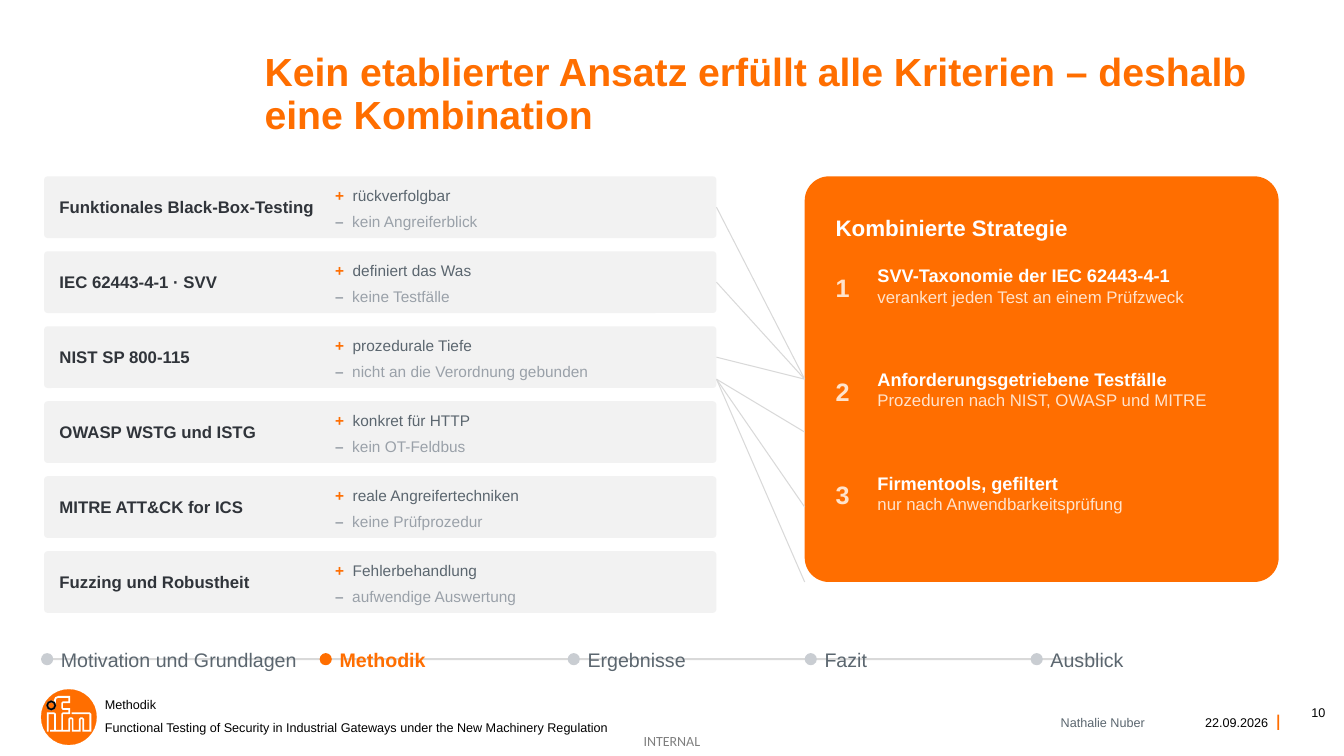
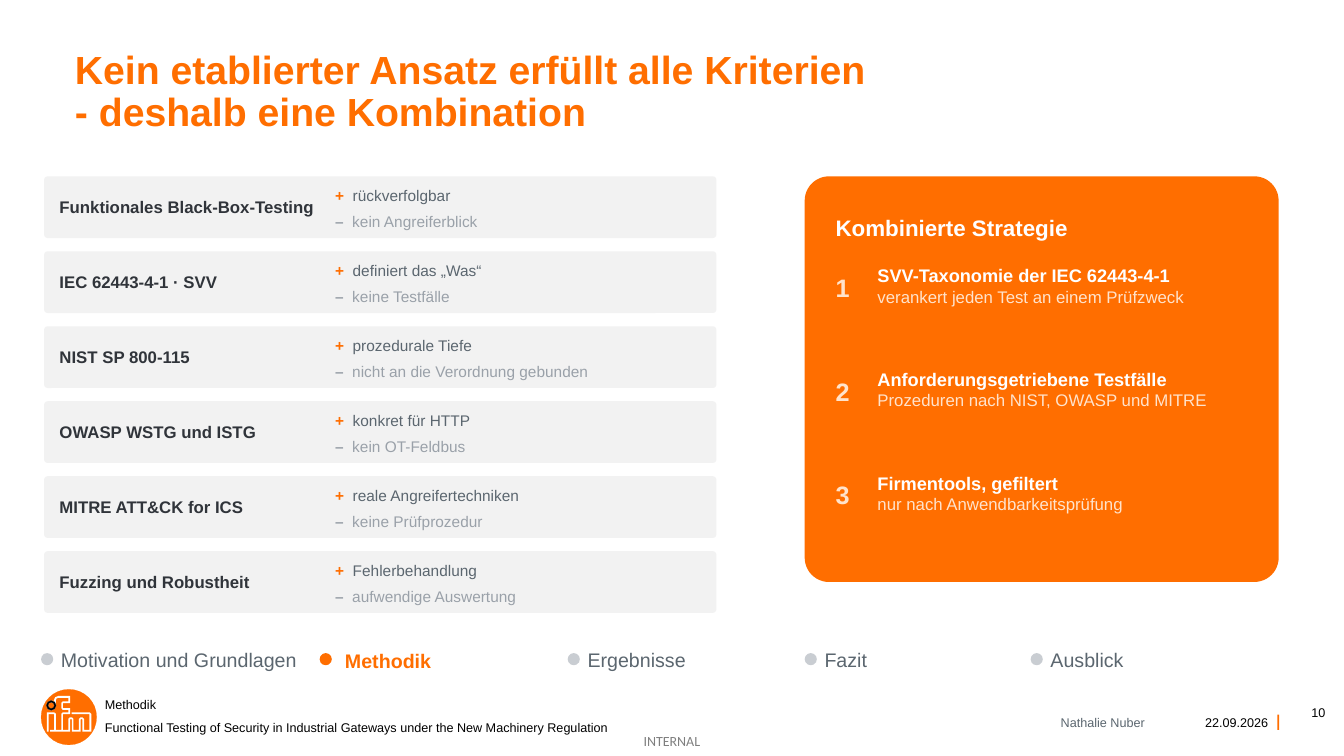
Before and after one commit to nathalienr/Bachelorarbeit, a slide deck: slide 10 of Functional Testing of Security in Industrial Gateways under the New Machinery Regulation.pptx. Drawn at 1344x756 pixels with LibreOffice and Linux fonts; fonts in the diff are those of the drawing; background and template pictures are left out. Boxes give left, top, right and bottom in pixels: in the first picture for what was removed or moved away, otherwise in the second. Text is boxed around its words. In the diff, an @@ line names an element or a change of style, - is before the commit and + after.

```diff
--- a/Functional Testing of Security in Industrial Gateways under the New Machinery Regulation.pptx
+++ b/Functional Testing of Security in Industrial Gateways under the New Machinery Regulation.pptx
@@ title at (x1=75, y1=55, x2=865, y2=127): text changed @@
-Kein etablierter Ansatz erfüllt alle Kriterien – deshalb eine Kombination
+Kein etablierter Ansatz erfüllt alle Kriterien
+- deshalb eine Kombination
@@ line removed from (717, 208) to (805, 379) @@
@@ text at (x1=353, y1=265, x2=482, y2=278): text changed @@
-+ definiert das Was
++ definiert das „Was“
@@ line removed from (717, 282) to (805, 379) @@
@@ line removed from (717, 357) to (805, 379) @@
@@ line removed from (717, 379) to (805, 433) @@
@@ line removed from (717, 379) to (805, 507) @@
@@ line removed from (717, 379) to (805, 582) @@
@@ rectangle removed at (x1=41, y1=658, x2=1105, y2=660) @@
@@ text "Methodik" moved from (x1=340, y1=652, x2=426, y2=668) to (x1=345, y1=653, x2=431, y2=669) @@
```
Also in this commit, not shown: 15 other slides changed, 1 other file.
